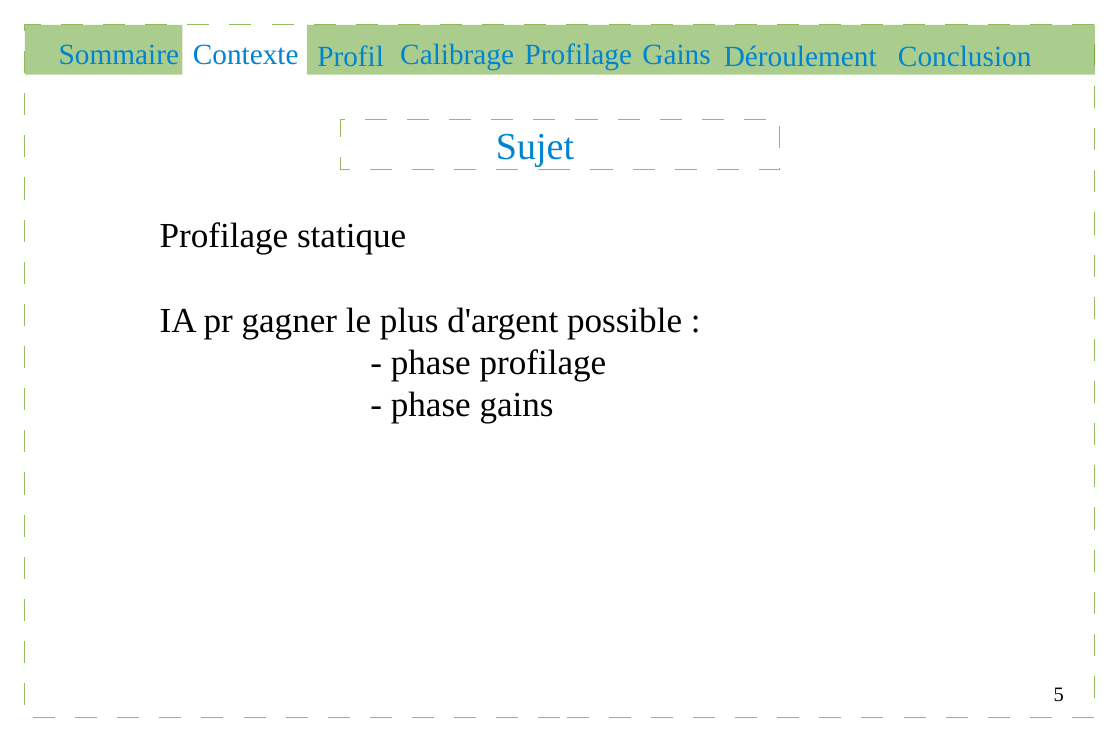
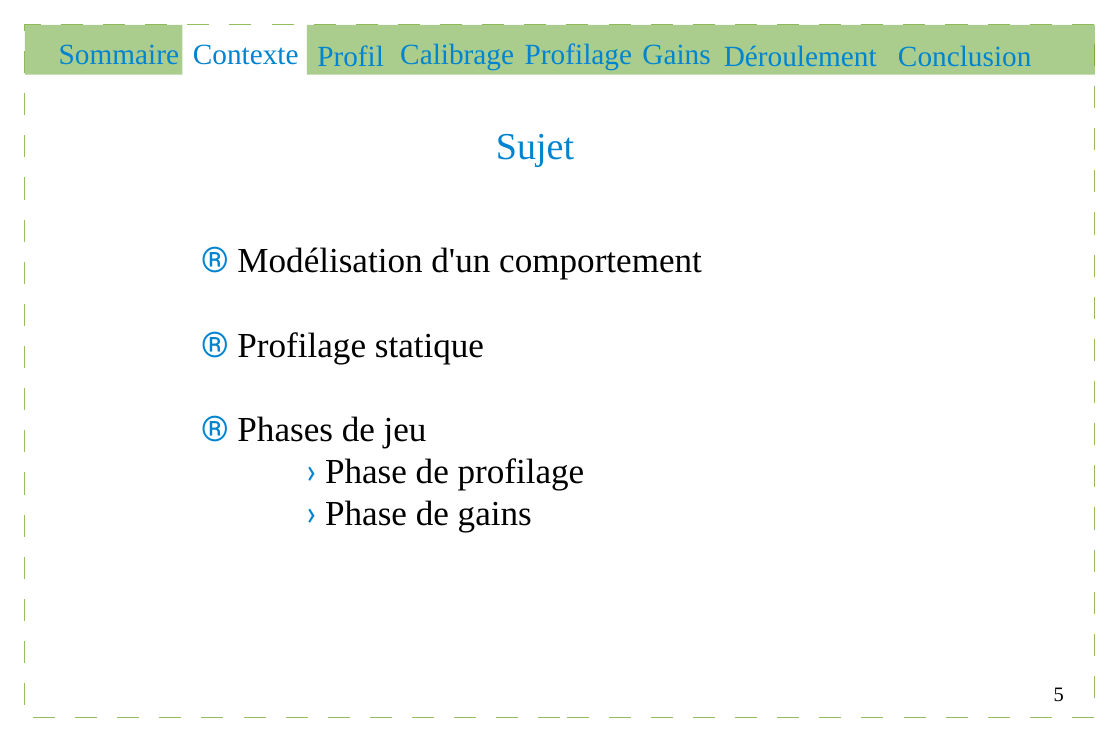
Before and after one commit to Gouga34/TERM1_Poker, a slide deck: slide 5 of Soutenance/presentation.odp. Drawn at 1120x747 pixels with LibreOffice and Linux fonts; fonts in the diff are those of the drawing. Boxes give left, top, right and bottom in pixels: in the first picture for what was removed or moved away, otherwise in the second. Text is boxed around its words. In the diff, an @@ line names an element or a change of style, - is before the commit and + after.

```diff
--- a/Soutenance/presentation.odp
+++ b/Soutenance/presentation.odp
@@ rectangle removed at (x1=340, y1=120, x2=780, y2=170) @@
@@ text at (x1=237, y1=247, x2=702, y2=532): text changed @@
-Profilage statique
-IA pr gagner le plus d'argent possible :
-- phase profilage
-- phase gains
+® Modélisation d'un comportement
+® Profilage statique
+® Phases de jeu
+› Phase de profilage
+› Phase de gains
```
Also in this commit, not shown: 10 other slides changed, 5 slides added, 2 other files.
